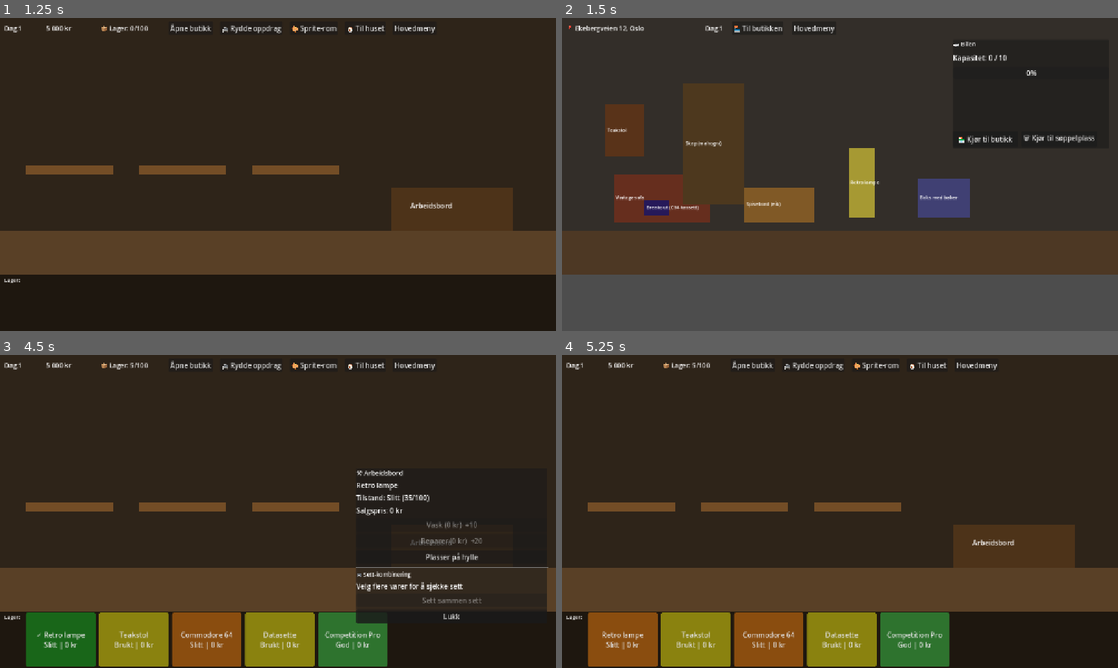
Above: before the commit, frames 1-4 (two rows, left to right).
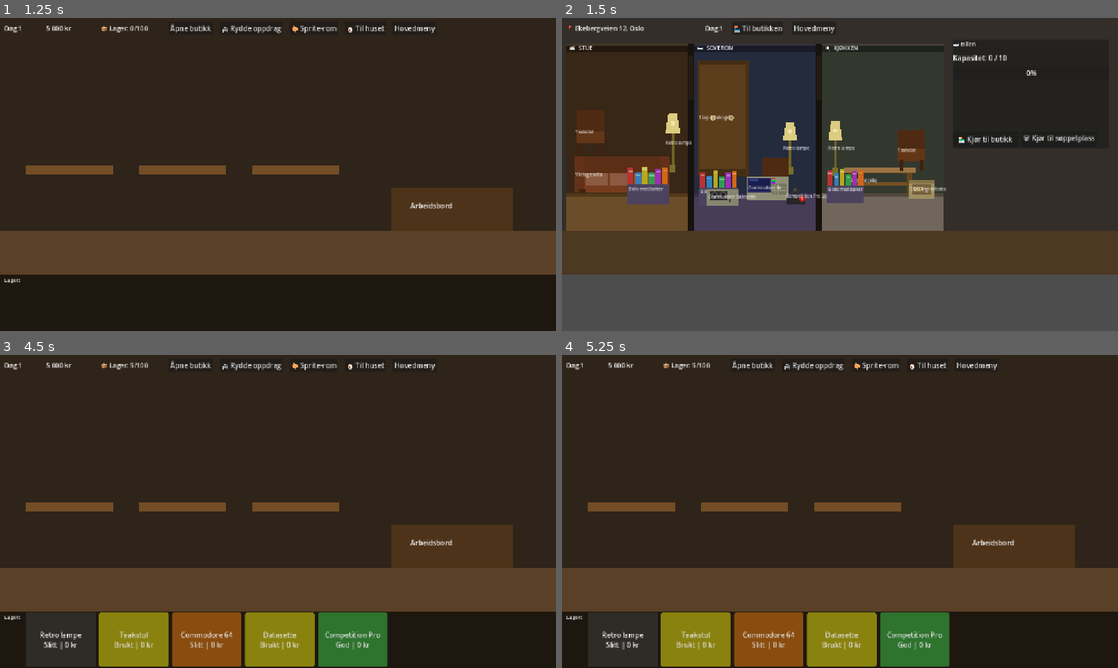
Above: after the commit, the same moments.

Repository: hansarne-lang/bruktbutikk
Game: Godot game, scene res://scenes/main_menu/MainMenu.tscn
Same seed, same stepped clock (60 frames per second), same inputs: the game is played once before the commit and once after it.
Inputs (mouse positions are in pixels of both pictures, inside the frame that each line leads up to):
- Up to frame 1 (1.25 s): click "Nytt spill" at 0.5 s
- Up to frame 2 (1.5 s): click "🚐 Rydde oppdrag" at 1.25 s
- Up to frame 3 (4.5 s): click "🏪 Til butikken" at 2 s; click "🏠 Til huset" at 2.75 s; click "🏪 Til butikken" at 3.5 s; click "Retro lampe Slitt | 0 kr" at 4.25 s
- Up to frame 4 (5.25 s): click (623, 639) at 5 s, where only the run before the commit has a clickable "✓ Retro lampe Slitt | 0 kr"

Frame 1 is identical in both runs. In frame 2, 19% of the frame differs, in the area x 0-74%, y 8-68%; in frame 3, 11%; in frame 4, 2.2%.
Error after the commit: Parse Error: The function signature doesn't match the parent. Parent signature is "_get(StringName) -> Variant". (res://scripts/SoundManager.gd:19)

Commit message:
3 forbedringer: 3-roms dodsbo, prisantydning, lydeffekter + mobelvisuals

Diff:
--- a/project.godot
+++ b/project.godot
@@ -24,6 +24,7 @@
 
 SaveManager="*res://scripts/SaveManager.gd"
 DataLoader="*res://scripts/DataLoader.gd"
+SoundManager="*res://scripts/SoundManager.gd"
 
 [display]
 
--- /dev/null
+++ b/scripts/SoundManager.gd
@@ -0,0 +1,61 @@
+extends Node
+## SoundManager – Autoload
+## Programmatisk lydgenerator og cache for hele spillet.
+
+var _cache: Dictionary = {}
+
+# ── API ──────────────────────────────────────────────────────
+func play(sound_id: String, vol_db: float = 0.0) -> void:
+	var stream := _get(sound_id)
+	if stream == null: return
+	var p := AudioStreamPlayer.new()
+	p.stream    = stream
+	p.volume_db = vol_db
+	add_child(p)
+	p.play()
+	p.finished.connect(p.queue_free)
+
+# ── Cache + generering ────────────────────────────────────────
+func _get(id: String) -> AudioStreamWAV:
+	if id in _cache:
+		return _cache[id]
+	var s := _gen(id)
+	_cache[id] = s
+	return s
+
+func _gen(id: String) -> AudioStreamWAV:
+	match id:
+		"item_click":   return _tone(320, 380, 0.07, 0.30)
+		"item_take":    return _tone(280, 560, 0.20, 0.50)
+		"item_throw":   return _tone(220,  70, 0.22, 0.40)
+		"wash":         return _tone(380, 180, 0.30, 0.38, 1)   # firkant – svøp
+		"repair":       return _tone(160,  90, 0.22, 0.50, 1)   # tung dunk
+		"shelf":        return _tone(480, 520, 0.10, 0.40)       # lett klikk
+		"kaching":      return _tone(523, 1046, 0.38, 0.65)      # kassalyd
+		"door_open":    return _tone(200, 260, 0.18, 0.35)
+		"combine":      return _tone(440, 880, 0.28, 0.55)       # sett-kombiner
+		_:              return _tone(440, 440, 0.10, 0.30)
+
+# ── Lydgenerator ──────────────────────────────────────────────
+func _tone(freq_start: float, freq_end: float, dur: float,
+		vol: float = 0.6, wave: int = 0) -> AudioStreamWAV:
+	var sr  : int = 22050
+	var n   : int = int(sr * dur)
+	var data: PackedByteArray = PackedByteArray()
+	data.resize(n)
+	var phase: float = 0.0
+	for i in n:
+		var t    : float = float(i) / float(n)
+		var freq : float = lerpf(freq_start, freq_end, t)
+		phase += TAU * freq / float(sr)
+		var attack: float = minf(t / maxf(0.01 / dur, 0.001), 1.0)
+		var decay : float = 1.0 - t
+		var env   : float = attack * decay * vol
+		var raw   : float = (1.0 if fmod(phase, TAU) < PI else -1.0) if wave == 1 else sin(phase)
+		data[i] = int(clamp(raw * env * 127.0 + 128.0, 0.0, 255.0))
+	var stream := AudioStreamWAV.new()
+	stream.format   = 0
+	stream.mix_rate = sr
+	stream.stereo   = false
+	stream.data     = data
+	return stream
--- a/scripts/cleanup/Cleanup.gd
+++ b/scripts/cleanup/Cleanup.gd
@@ -1,9 +1,12 @@
 extends Node2D
 ## Del 2: Rydding av dødsbo
+## Tre rom side om side: stue, soverom, kjøkken.
 ## Klikk på gjenstander, vurder om de skal i bilen eller kastes.
-## Bilen har begrenset kapasitet – kjør til butikk eller søppelplass.
 
 const CAR_CAPACITY := 10
+
+const FurnitureSprite = preload("res://scripts/cleanup/FurnitureSprite.gd")
+const RoomBackground  = preload("res://scripts/cleanup/RoomBackground.gd")
 
 @onready var location_label   : Label         = $UI/HUD/LocationLabel
 @onready var day_label        : Label         = $UI/HUD/DayLabel
@@ -22,19 +25,47 @@
 @onready var room_cleared_panel               = $UI/RoomClearedPanel
 @onready var items_node                       = $Items
 
-var current_item : ItemData = null
-var car_items    : Array[ItemData] = []
-var car_load     : int = 0
-var room_items   : Array[ItemData] = []
-
-const ROOM_LAYOUT := [
-	["sofa_01",       120, 360, 220, 110, Color(0.40, 0.18, 0.12)],
-	["table_01",      420, 390, 160,  80, Color(0.50, 0.35, 0.15)],
-	["lamp_01",       660, 300,  60, 160, Color(0.65, 0.60, 0.20)],
-	["book_lot",      820, 370, 120,  90, Color(0.25, 0.25, 0.45)],
-	["chair_01",      100, 200,  90, 120, Color(0.35, 0.20, 0.10)],
-	["wardrobe_01",   280, 150, 140, 280, Color(0.30, 0.22, 0.12)],
-	["breakout_cart", 190, 420,  55,  35, Color(0.15, 0.10, 0.35)],  # kassett bak sofaen
+var current_item  : ItemData = null
+var car_items     : Array[ItemData] = []
+var car_load      : int = 0
+var room_items    : Array[ItemData] = []
+var _item_sprites : Dictionary = {}   # item.id -> Node2D sprite
+
+# ── Rompooler ─────────────────────────────────────────────────
+# Format: [item_id, rel_x, rel_y, bredde, høyde, optional=false]
+const ROOM_SECTIONS := [
+	{
+		"label": "STUE", "x_start": 10, "opt_chance": 0.40,
+		"items": [
+			["sofa_01",    18, 320, 220,  82],
+			["lamp_01",   225, 220,  40, 135],
+			["chair_01",   18, 212,  74, 102],
+			["book_lot",  140, 360,  95,  68],
+			["breakout_cart", 52, 396, 52, 30, true],
+		],
+	},
+	{
+		"label": "SOVEROM", "x_start": 304, "opt_chance": 0.55,
+		"items": [
+			["wardrobe_01",  8,  96, 118, 268],
+			["lamp_01",    202, 240,  38, 120],
+			["chair_01",   152, 322,  70,  98],
+			["book_lot",    12, 368,  88,  64],
+			["c64_computer", 122, 364,  95,  54, true],
+			["c64_datasette", 30, 392,  72,  40, true],
+			["c64_joystick", 208, 392,  54,  36, true],
+		],
+	},
+	{
+		"label": "KJØKKEN", "x_start": 598, "opt_chance": 0.40,
+		"items": [
+			["table_01",   52, 344, 164,  62],
+			["chair_01",  172, 258,  70,  94],
+			["lamp_01",    12, 238,  38, 124],
+			["book_lot",   12, 364,  84,  62],
+			["c64_box",   200, 372,  60,  44, true],
+		],
+	},
 ]
 
 func _ready() -> void:
@@ -55,36 +86,56 @@
 
 # ── Spawn gjenstander ─────────────────────────────────────────
 func _spawn_room_items() -> void:
-	# Bland rekkefølgen slik at kassetten ikke alltid er synlig fra start
-	var layouts := ROOM_LAYOUT.duplicate()
-	layouts.shuffle()
-	for layout in layouts:
-		var item := _make_item(layout[0])
-		room_items.append(item)
-
-		var rect := ColorRect.new()
-		rect.color    = layout[5]
-		rect.position = Vector2(layout[1], layout[2])
-		rect.size     = Vector2(layout[3], layout[4])
-		rect.set_meta("item_id", item.id)
-		items_node.add_child(rect)
-
-		var area  := Area2D.new()
-		var col   := CollisionShape2D.new()
-		var shape := RectangleShape2D.new()
-		shape.size   = rect.size
-		col.shape    = shape
-		col.position = rect.position + rect.size / 2.0
-		area.add_child(col)
-		area.input_pickable = true
-		area.input_event.connect(_on_item_clicked.bind(item, rect))
-		items_node.add_child(area)
-
-		var lbl := Label.new()
-		lbl.text     = item.name
-		lbl.position = rect.position + Vector2(4, rect.size.y / 2.0 - 10)
-		lbl.add_theme_font_size_override("font_size", 11)
-		items_node.add_child(lbl)
+	# Romsbakgrunn
+	var bg := RoomBackground.new()
+	items_node.add_child(bg)
+
+	for sec in ROOM_SECTIONS:
+		var xo : int = sec["x_start"]
+
+		for entry in sec["items"]:
+			var item_id  : String = entry[0]
+			var optional : bool   = entry.size() > 5 and entry[5] == true
+			if optional and randf() > sec["opt_chance"]:
+				continue
+
+			var item := _make_item(item_id)
+			room_items.append(item)
+
+			var rel_x  : int = entry[1]
+			var rel_y  : int = entry[2]
+			var w      : int = entry[3]
+			var h      : int = entry[4]
+			var world_x := xo + rel_x
+			var world_y := rel_y
+
+			# Møbel-sprite
+			var sprite := FurnitureSprite.new()
+			sprite.position = Vector2(world_x, world_y)
+			sprite.setup(item_id, Vector2(w, h))
+			sprite.set_meta("item_id", item.id)
+			items_node.add_child(sprite)
+			_item_sprites[item.id] = sprite
+
+			# Klikk-area
+			var area  := Area2D.new()
+			var col   := CollisionShape2D.new()
+			var shape := RectangleShape2D.new()
+			shape.size   = Vector2(w, h)
+			col.shape    = shape
+			col.position = Vector2(world_x + w / 2.0, world_y + h / 2.0)
+			area.add_child(col)
+			area.input_pickable = true
+			area.input_event.connect(_on_item_clicked.bind(item))
+			items_node.add_child(area)
+
+			# Navnelapp
+			var lbl := Label.new()
+			lbl.text     = item.name
+			lbl.position = Vector2(world_x + 3, world_y + h / 2.0 - 8)
+			lbl.add_theme_font_size_override("font_size", 10)
+			lbl.add_theme_color_override("font_color", Color(1, 1, 1, 0.78))
+			items_node.add_child(lbl)
 
 func _make_item(id: String) -> ItemData:
 	var item := ItemData.new()
@@ -101,28 +152,41 @@
 	item.condition_value       = randi_range(10, 70)
 	return item
 
+# ── Prisantydning ─────────────────────────────────────────────
+func _value_hint(item: ItemData) -> String:
+	var v := item.condition_value
+	if v >= 80:   return "✨ Ser svært verdifull ut!"
+	elif v >= 62: return "👍 Ganske fin stand"
+	elif v >= 45: return "😐 Middels – litt bruk og slit"
+	elif v >= 25: return "😕 Nokså slitt og medtatt"
+	else:          return "😬 Veldig dårlig stand"
+
 # ── Klikk ────────────────────────────────────────────────────
-func _on_item_clicked(_vp, event, _shape, item: ItemData, _rect: ColorRect) -> void:
+func _on_item_clicked(_vp, event, _shape, item: ItemData) -> void:
 	if not event is InputEventMouseButton: return
 	if not (event as InputEventMouseButton).pressed: return
 	if item.is_sold or item.is_on_shelf: return
 
-	current_item        = item
-	item_name_lbl.text  = item.name
-	item_cond_lbl.text  = "Tilstand: %s (%d/100)" % [ItemData.condition_label(item.condition), item.condition_value]
-	item_value_lbl.text = "Anslått verdi: ca. %d kr" % item.sell_price
+	SoundManager.play("item_click")
+	current_item          = item
+	item_name_lbl.text    = item.name
+	item_cond_lbl.text    = "Tilstand: %s (%d/100)" % [
+		ItemData.condition_label(item.condition), item.condition_value
+	]
+	item_value_lbl.text  = _value_hint(item)
 	item_weight_lbl.text = "Størrelse: 1 enhet"
-	item_desc_lbl.text  = item.description
-	take_btn.disabled   = car_load >= CAR_CAPACITY
-	item_panel.visible  = true
+	item_desc_lbl.text   = item.description
+	take_btn.disabled    = car_load >= CAR_CAPACITY
+	item_panel.visible   = true
 
 # ── Legg i bil ───────────────────────────────────────────────
 func _on_take_item() -> void:
 	if not current_item or car_load >= CAR_CAPACITY: return
+	SoundManager.play("item_take")
 	current_item.is_on_shelf = true
 	car_items.append(current_item)
 	car_load += 1
-	_dim_item(current_item, Color(0.2, 0.5, 0.2, 0.6))
+	_tint_sprite(current_item.id, Color(0.30, 1.0, 0.30, 0.62))
 	_update_car_ui()
 	item_panel.visible = false
 	_check_room_cleared()
@@ -130,16 +194,16 @@
 # ── Kast ─────────────────────────────────────────────────────
 func _on_throw_item() -> void:
 	if not current_item: return
+	SoundManager.play("item_throw")
 	current_item.is_sold = true
-	_dim_item(current_item, Color(0.4, 0.1, 0.1, 0.6))
+	_tint_sprite(current_item.id, Color(1.0, 0.30, 0.30, 0.55))
 	item_panel.visible = false
 	_set_status("🗑 %s ble kastet." % current_item.name)
 	_check_room_cleared()
 
-func _dim_item(item: ItemData, tint: Color) -> void:
-	for child in items_node.get_children():
-		if child is ColorRect and child.get_meta("item_id", "") == item.id:
-			child.color = tint
+func _tint_sprite(id: String, col: Color) -> void:
+	if id in _item_sprites:
+		_item_sprites[id].modulate = col
 
 # ── Bil UI ───────────────────────────────────────────────────
 func _update_car_ui() -> void:
@@ -158,6 +222,7 @@
 	if car_items.is_empty():
 		_set_status("Bilen er tom – legg noe i den først.")
 		return
+	SoundManager.play("door_open")
 	var inventory : Array = SaveManager.game_data.get("inventory", [])
 	for item in car_items:
 		item.is_on_shelf = false
@@ -174,6 +239,7 @@
 	if car_items.is_empty():
 		_set_status("Bilen er tom.")
 		return
+	SoundManager.play("item_throw")
 	_set_status("🗑 %d ting kjørt til søppelplassen." % car_items.size())
 	car_items.clear()
 	car_load = 0
--- /dev/null
+++ b/scripts/cleanup/FurnitureSprite.gd
@@ -0,0 +1,206 @@
+extends Node2D
+## Tegner møbler som vektorgrafikk basert på item_id.
+
+var item_id   : String  = ""
+var item_size : Vector2 = Vector2(80, 60)
+var tint      : Color   = Color.GRAY
+
+# Faste bokhøyder for deterministisk tegning
+const BOOK_HEIGHTS := [0.55, 0.43, 0.62, 0.40, 0.53, 0.58]
+const BOOK_COLORS  := [
+	Color(0.72, 0.20, 0.20), Color(0.20, 0.50, 0.72),
+	Color(0.72, 0.66, 0.12), Color(0.18, 0.62, 0.30),
+	Color(0.62, 0.18, 0.72), Color(0.82, 0.40, 0.10),
+]
+
+func setup(id: String, sz: Vector2) -> void:
+	item_id   = id
+	item_size = sz
+	tint      = _item_tint(id)
+	queue_redraw()
+
+static func _item_tint(id: String) -> Color:
+	match id:
+		"sofa_01":       return Color(0.46, 0.23, 0.11)
+		"chair_01":      return Color(0.39, 0.21, 0.09)
+		"table_01":      return Color(0.56, 0.38, 0.17)
+		"wardrobe_01":   return Color(0.36, 0.24, 0.11)
+		"lamp_01":       return Color(0.63, 0.58, 0.22)
+		"book_lot":      return Color(0.35, 0.31, 0.44)
+		"breakout_cart": return Color(0.14, 0.09, 0.34)
+		"c64_computer":  return Color(0.55, 0.55, 0.44)
+		"c64_datasette": return Color(0.50, 0.50, 0.42)
+		"c64_joystick":  return Color(0.18, 0.18, 0.18)
+		"c64_box":       return Color(0.62, 0.55, 0.37)
+		_:               return Color(0.45, 0.40, 0.34)
+
+func _draw() -> void:
+	var w := item_size.x
+	var h := item_size.y
+	match item_id:
+		"sofa_01":        _sofa(w, h)
+		"chair_01":       _chair(w, h)
+		"table_01":       _table(w, h)
+		"lamp_01":        _lamp(w, h)
+		"wardrobe_01":    _wardrobe(w, h)
+		"book_lot":       _books(w, h)
+		"breakout_cart":  _cassette(w, h)
+		"c64_computer":   _computer(w, h)
+		"c64_datasette":  _datasette(w, h)
+		"c64_joystick":   _joystick(w, h)
+		"c64_box":        _box(w, h)
+		_:                draw_rect(Rect2(0, 0, w, h), tint)
+
+# ── Møbeltegninger ────────────────────────────────────────────
+
+func _sofa(w: float, h: float) -> void:
+	# Sete
+	draw_rect(Rect2(0, h * 0.42, w, h * 0.58), tint)
+	# Rygg
+	draw_rect(Rect2(0, 0, w, h * 0.46), tint.darkened(0.22))
+	# Armlen venstre og høyre
+	draw_rect(Rect2(0, 0, w * 0.10, h), tint.darkened(0.16))
+	draw_rect(Rect2(w * 0.90, 0, w * 0.10, h), tint.darkened(0.16))
+	# Sittemadrasseenheter (tre puter)
+	for i in 3:
+		draw_rect(Rect2(w * 0.112 + i * (w * 0.259), h * 0.46, w * 0.235, h * 0.34),
+			tint.lightened(0.16))
+	# Ben
+	for bx in [w * 0.05, w * 0.86]:
+		draw_rect(Rect2(bx, h * 0.88, w * 0.07, h * 0.12), tint.darkened(0.42))
+
+func _chair(w: float, h: float) -> void:
+	# Rygg
+	draw_rect(Rect2(w * 0.06, 0, w * 0.88, h * 0.50), tint.darkened(0.22))
+	# Sete
+	draw_rect(Rect2(w * 0.06, h * 0.47, w * 0.88, h * 0.28), tint)
+	# Ben (to foran)
+	draw_rect(Rect2(w * 0.10, h * 0.74, w * 0.13, h * 0.26), tint.darkened(0.36))
+	draw_rect(Rect2(w * 0.77, h * 0.74, w * 0.13, h * 0.26), tint.darkened(0.36))
+
+func _table(w: float, h: float) -> void:
+	# Bordplate med kant
+	draw_rect(Rect2(0, 0, w, h * 0.20), tint.lightened(0.12))
+	draw_rect(Rect2(0, h * 0.16, w, h * 0.06), tint.darkened(0.10))
+	# Ben (fire stk)
+	var lw := w * 0.07
+	for bx in [w * 0.05, w * 0.88]:
+		draw_rect(Rect2(bx, h * 0.22, lw, h * 0.78), tint.darkened(0.30))
+	# Underligger
+	draw_rect(Rect2(w * 0.12, h * 0.56, w * 0.76, h * 0.09), tint.darkened(0.18))
+
+func _lamp(w: float, h: float) -> void:
+	# Fot
+	draw_rect(Rect2(w * 0.32, h * 0.86, w * 0.36, h * 0.14), tint.darkened(0.25))
+	# Stang
+	draw_rect(Rect2(w * 0.44, h * 0.32, w * 0.12, h * 0.55), tint.darkened(0.32))
+	# Skjerm (trapesform)
+	draw_colored_polygon(PackedVector2Array([
+		Vector2(w * 0.08, h * 0.34), Vector2(w * 0.92, h * 0.34),
+		Vector2(w * 0.76, 0.0),       Vector2(w * 0.24, 0.0),
+	]), Color(0.86, 0.80, 0.50))
+	# Lysgløgg
+	draw_circle(Vector2(w * 0.50, h * 0.17), w * 0.13, Color(1.0, 0.97, 0.80, 0.55))
+
+func _wardrobe(w: float, h: float) -> void:
+	# Korpus
+	draw_rect(Rect2(0, 0, w, h), tint)
+	# Dørskille
+	draw_line(Vector2(w * 0.50, h * 0.04), Vector2(w * 0.50, h * 0.95),
+		tint.darkened(0.40), 2.0)
+	# Lister
+	draw_rect(Rect2(0, 0, w, h * 0.04), tint.darkened(0.26))
+	draw_rect(Rect2(0, h * 0.94, w, h * 0.06), tint.darkened(0.26))
+	draw_rect(Rect2(0, 0, h * 0.025, h), tint.darkened(0.20))
+	draw_rect(Rect2(w - h * 0.025, 0, h * 0.025, h), tint.darkened(0.20))
+	# Håndtak
+	for hx in [w * 0.30, w * 0.66]:
+		draw_circle(Vector2(hx, h * 0.50), w * 0.055, Color(0.72, 0.62, 0.40))
+		draw_circle(Vector2(hx, h * 0.50), w * 0.025, Color(0.50, 0.44, 0.28))
+
+func _books(w: float, h: float) -> void:
+	# Kasse
+	draw_rect(Rect2(0, h * 0.34, w, h * 0.66), tint.darkened(0.16))
+	# Bokrygger
+	var n  := BOOK_COLORS.size()
+	var bw := w / n
+	for i in n:
+		var bh : float = h * BOOK_HEIGHTS[i]
+		draw_rect(Rect2(i * bw + 2.0, h * 0.34 - bh, bw - 3.0, bh), BOOK_COLORS[i])
+		# Tittellinje
+		draw_rect(Rect2(i * bw + 3.0, h * 0.34 - bh + 5.0, bw - 5.0, 3.0),
+			BOOK_COLORS[i].lightened(0.35))
+
+func _cassette(w: float, h: float) -> void:
+	# Kassettdeksel
+	draw_rect(Rect2(0, 0, w, h), tint)
+	draw_rect(Rect2(w * 0.03, h * 0.03, w * 0.94, h * 0.94), tint.lightened(0.08))
+	# Kassettvindu
+	draw_rect(Rect2(w * 0.18, h * 0.18, w * 0.64, h * 0.46), Color(0.12, 0.12, 0.12))
+	# Spoler
+	draw_circle(Vector2(w * 0.33, h * 0.41), w * 0.13, Color(0.28, 0.28, 0.28))
+	draw_circle(Vector2(w * 0.67, h * 0.41), w * 0.13, Color(0.28, 0.28, 0.28))
+	draw_circle(Vector2(w * 0.33, h * 0.41), w * 0.055, Color(0.08, 0.08, 0.08))
+	draw_circle(Vector2(w * 0.67, h * 0.41), w * 0.055, Color(0.08, 0.08, 0.08))
+	# Label
+	draw_rect(Rect2(w * 0.10, h * 0.66, w * 0.80, h * 0.22), Color(0.86, 0.82, 0.70))
+	draw_string(ThemeDB.fallback_font, Vector2(w * 0.14, h * 0.84),
+		"BREAKOUT", HORIZONTAL_ALIGNMENT_LEFT, -1, 8, Color(0.2, 0.2, 0.6))
+
+func _computer(w: float, h: float) -> void:
+	# Hoveddel (tastatur + kropp)
+	draw_rect(Rect2(0, 0, w, h), Color(0.56, 0.56, 0.46))
+	# Skjerm (øverst til venstre)
+	draw_rect(Rect2(w * 0.02, h * 0.05, w * 0.56, h * 0.65), Color(0.20, 0.20, 0.40))
+	draw_rect(Rect2(w * 0.05, h * 0.10, w * 0.50, h * 0.54), Color(0.10, 0.12, 0.30))
+	# Skjerm-gløgg
+	draw_rect(Rect2(w * 0.07, h * 0.13, w * 0.20, h * 0.10), Color(0.35, 0.40, 0.80, 0.4))
+	# Tastatur (høyre del)
+	for row in 3:
+		for col in 5:
+			draw_rect(Rect2(
+				w * 0.62 + col * w * 0.072, h * 0.30 + row * h * 0.17,
+				w * 0.056, h * 0.13
+			), Color(0.46, 0.46, 0.38))
+	# Commodore-logo-farge (regnbuestripe)
+	var rainbow := [Color(0.9,0,0), Color(1,0.6,0), Color(1,1,0),
+		Color(0,0.8,0), Color(0,0.5,1), Color(0.6,0,1)]
+	for ri in rainbow.size():
+		draw_rect(Rect2(w * 0.62, h * 0.06 + ri * h * 0.04, w * 0.08, h * 0.036),
+			rainbow[ri])
+
+func _datasette(w: float, h: float) -> void:
+	draw_rect(Rect2(0, 0, w, h), Color(0.52, 0.52, 0.44))
+	# Kassettvindu
+	draw_rect(Rect2(w * 0.08, h * 0.14, w * 0.58, h * 0.50), Color(0.16, 0.16, 0.16))
+	# Spoler
+	draw_circle(Vector2(w * 0.24, h * 0.39), w * 0.12, Color(0.28, 0.28, 0.28))
+	draw_circle(Vector2(w * 0.52, h * 0.39), w * 0.12, Color(0.28, 0.28, 0.28))
+	draw_circle(Vector2(w * 0.24, h * 0.39), w * 0.05, Color(0.10, 0.10, 0.10))
+	draw_circle(Vector2(w * 0.52, h * 0.39), w * 0.05, Color(0.10, 0.10, 0.10))
+	# Knapper
+	for i in 5:
+		draw_rect(Rect2(w * 0.70 + i * w * 0.005, h * 0.60, w * 0.042, h * 0.22),
+			Color(0.30, 0.30, 0.28))
+
+func _joystick(w: float, h: float) -> void:
+	# Base
+	draw_rect(Rect2(w * 0.08, h * 0.52, w * 0.84, h * 0.48), Color(0.15, 0.15, 0.15))
+	# Stikke
+	draw_rect(Rect2(w * 0.42, h * 0.12, w * 0.16, h * 0.44), Color(0.22, 0.22, 0.22))
+	# Kuletop
+	draw_circle(Vector2(w * 0.50, h * 0.14), w * 0.16, Color(0.18, 0.18, 0.18))
+	draw_circle(Vector2(w * 0.44, h * 0.10), w * 0.07, Color(0.28, 0.28, 0.28))
+	# Brannknapp (rød)
+	draw_circle(Vector2(w * 0.76, h * 0.68), w * 0.13, Color(0.75, 0.10, 0.10))
+	draw_circle(Vector2(w * 0.76, h * 0.68), w * 0.06, Color(0.95, 0.30, 0.30))
+
+func _box(w: float, h: float) -> void:
+	# Boks
+	draw_rect(Rect2(0, h * 0.14, w, h * 0.86), Color(0.62, 0.56, 0.38))
+	# Lokk
+	draw_rect(Rect2(0, 0, w, h * 0.19), Color(0.52, 0.46, 0.28))
+	# Trykk/bilde på siden
+	draw_rect(Rect2(w * 0.12, h * 0.26, w * 0.76, h * 0.52), Color(0.46, 0.38, 0.24))
+	draw_string(ThemeDB.fallback_font, Vector2(w * 0.16, h * 0.58),
+		"C64", HORIZONTAL_ALIGNMENT_LEFT, -1, 14, Color(1.0, 0.88, 0.55))
--- /dev/null
+++ b/scripts/cleanup/RoomBackground.gd
@@ -0,0 +1,62 @@
+extends Node2D
+## Tegner tre romseksjoner: stue, soverom, kjøkken
+
+const WALL_TOP  := 58
+const FLOOR_TOP := 410
+const WALL_BOT  := 490
+const PILLAR_W  := 14
+
+const SECTIONS := [
+	{
+		"label": "🛋  STUE",
+		"x": 10, "w": 280,
+		"wall":  Color(0.22, 0.15, 0.09),
+		"floor": Color(0.42, 0.30, 0.16),
+		"trim":  Color(0.32, 0.22, 0.10),
+	},
+	{
+		"label": "🛏  SOVEROM",
+		"x": 304, "w": 280,
+		"wall":  Color(0.14, 0.17, 0.24),
+		"floor": Color(0.28, 0.24, 0.34),
+		"trim":  Color(0.22, 0.18, 0.30),
+	},
+	{
+		"label": "🍳  KJØKKEN",
+		"x": 598, "w": 280,
+		"wall":  Color(0.20, 0.22, 0.18),
+		"floor": Color(0.44, 0.40, 0.36),
+		"trim":  Color(0.32, 0.28, 0.24),
+	},
+]
+
+func _draw() -> void:
+	var font := ThemeDB.fallback_font
+
+	for i in SECTIONS.size():
+		var s : Dictionary = SECTIONS[i]
+		var x : int = s.x
+		var w : int = s.w
+
+		# Vegg
+		draw_rect(Rect2(x, WALL_TOP, w, FLOOR_TOP - WALL_TOP), s.wall)
+		# Gulv
+		draw_rect(Rect2(x, FLOOR_TOP, w, WALL_BOT - FLOOR_TOP), s.floor)
+		# Gulvlist
+		draw_rect(Rect2(x, FLOOR_TOP - 7, w, 7), s.trim)
+		# Taklist
+		draw_rect(Rect2(x, WALL_TOP, w, 5), s.trim.lightened(0.15))
+
+		# Etikett-bakgrunn
+		draw_rect(Rect2(x, WALL_TOP, w, 22), Color(0, 0, 0, 0.38))
+		draw_string(font, Vector2(x + 7, WALL_TOP + 16),
+			s.label, HORIZONTAL_ALIGNMENT_LEFT, -1, 13, Color(1, 1, 1, 0.90))
+
+		# Skillevegg mellom rom
+		if i < SECTIONS.size() - 1:
+			var px : int = x + w
+			draw_rect(Rect2(px, WALL_TOP, PILLAR_W, WALL_BOT - WALL_TOP),
+				Color(0.09, 0.07, 0.05))
+			# Lyspanel-detalj
+			draw_rect(Rect2(px + 2, WALL_TOP + 30, PILLAR_W - 4, 100),
+				Color(0.14, 0.11, 0.08))
--- a/scripts/home/Home.gd
+++ b/scripts/home/Home.gd
@@ -34,6 +34,7 @@
 
 	has_computer = SaveManager.game_data.get("home_computer", false)
 	home_computer.visible = has_computer
+	_spawn_home_furniture()
 
 	if has_computer:
 		_print_to_terminal("    **** COMMODORE 64 BASIC V2 ****")
@@ -42,6 +43,24 @@
 		_print_to_terminal("")
 		_print_to_terminal("SKRIV HELP FOR KOMMANDOLISTE")
 		_print_to_terminal("")
+
+# ── Hjemmemøbler ─────────────────────────────────────────────
+func _spawn_home_furniture() -> void:
+	var FS := preload("res://scripts/cleanup/FurnitureSprite.gd")
+	# [id, x, y, w, h]
+	var deco := [
+		["sofa_01",    270, 395, 240,  88],
+		["lamp_01",    540, 272,  44, 148],
+		["table_01",   620, 432, 185,  66],
+		["book_lot",   155, 382, 100,  74],
+		["wardrobe_01", 900, 170, 100, 270],
+	]
+	for d in deco:
+		var s := FS.new()
+		s.position = Vector2(d[1], d[2])
+		s.setup(d[0], Vector2(d[3], d[4]))
+		s.z_index = -1
+		add_child(s)
 
 # ── Bevegelse ─────────────────────────────────────────────────
 func _process(delta: float) -> void:
--- a/scripts/shop/Shop.gd
+++ b/scripts/shop/Shop.gd
@@ -39,9 +39,32 @@
 	_load_inventory()
 	_update_hud()
 	_refresh_inventory_ui()
+	_spawn_shop_deco()
 
 	if inventory.is_empty():
 		_add_test_items()
+
+# ── Butikkdekorasjon ─────────────────────────────────────────
+func _spawn_shop_deco() -> void:
+	var FS := preload("res://scripts/cleanup/FurnitureSprite.gd")
+	# Bakgrunnsmøbler som vises i butikklokalet
+	var deco := [
+		["wardrobe_01",  30, 130, 100, 240],
+		["wardrobe_01", 150, 130, 100, 240],
+		["lamp_01",     280, 140,  38, 200],
+		["sofa_01",      40, 430, 220,  80],
+		["table_01",    350, 440, 170,  58],
+		["chair_01",    560, 390,  68,  98],
+		["lamp_01",     660, 200,  38, 200],
+		["book_lot",    700, 440,  90,  58],
+		["wardrobe_01", 760, 130, 100, 240],
+	]
+	for d in deco:
+		var s := FS.new()
+		s.position = Vector2(d[1], d[2])
+		s.setup(d[0], Vector2(d[3], d[4]))
+		s.z_index = -1
+		add_child(s)
 
 # ── HUD ──────────────────────────────────────────────────────
 func _update_hud() -> void:
@@ -104,6 +127,7 @@
 	_refresh_inventory_ui()
 
 	if sold_count > 0:
+		SoundManager.play("kaching")
 		_show_sales_report(sold_count, earned)
 
 func _show_sales_report(count: int, earned: int) -> void:
@@ -175,6 +199,7 @@
 		selected.erase(item)
 	else:
 		selected.append(item)
+	SoundManager.play("item_click")
 	wb_panel.visible = true
 	_refresh_workbench_ui()
 	_refresh_inventory_ui()
@@ -263,6 +288,7 @@
 
 # ── Kombiner sett ────────────────────────────────────────────
 func _on_combine_set() -> void:
+	SoundManager.play("combine")
 	var set_name  : String = wb_combine_btn.get_meta("set_name",  "Sett")
 	var set_value : int    = wb_combine_btn.get_meta("set_value", 0)
 
@@ -308,6 +334,7 @@
 	var money : int = SaveManager.game_data.get("money", 0)
 	if money < item.wash_cost:
 		wb_condition.text = "Ikke nok penger!"; return
+	SoundManager.play("wash")
 	SaveManager.game_data["money"] = money - item.wash_cost
 	item.wash()
 	_save_inventory(); _update_hud(); _refresh_workbench_ui(); _refresh_inventory_ui()
@@ -318,6 +345,7 @@
 	var money : int = SaveManager.game_data.get("money", 0)
 	if money < item.repair_cost:
 		wb_condition.text = "Ikke nok penger!"; return
+	SoundManager.play("repair")
 	SaveManager.game_data["money"] = money - item.repair_cost
 	item.repair()
 	_save_inventory(); _update_hud(); _refresh_workbench_ui(); _refresh_inventory_ui()
@@ -325,6 +353,7 @@
 func _on_place_on_shelf() -> void:
 	var item := selected[0] if selected.size() == 1 else null
 	if not item: return
+	SoundManager.play("shelf")
 	item.is_on_shelf = true
 	_save_inventory()
 	selected.clear()
